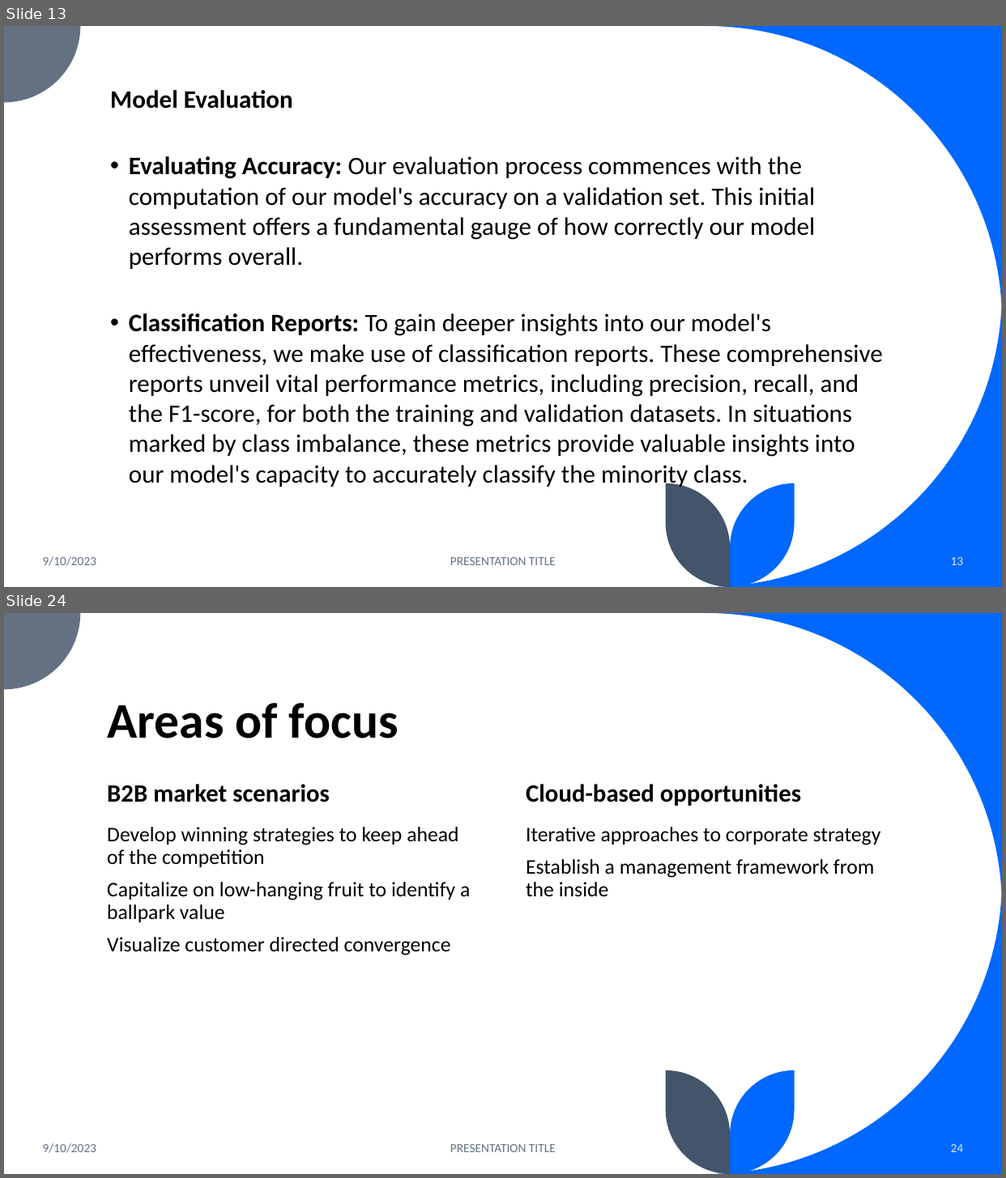
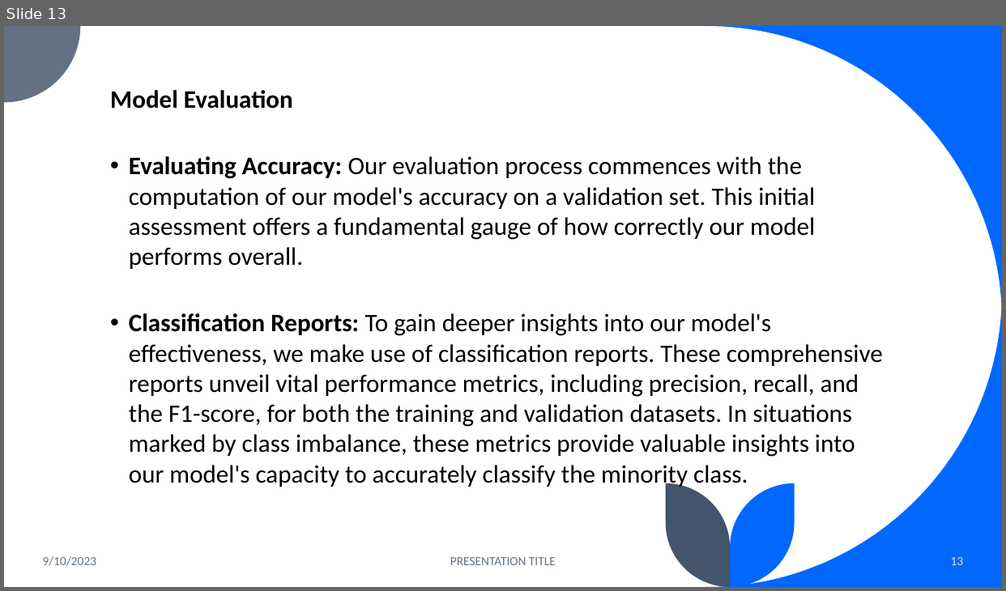
Before and after one commit to DeeeTeeee/IncomePredictionZindziProject, a slide deck: Income Prediction Challenge for Azubian - PPT.pptx. Shown one above the other, each under a label of ours: slides 13 and 24 before the commit, slide 13 after it; the slides between them are not shown. The pictures are 1006x1178 and 1006x591 pixels, drawn with LibreOffice and Linux fonts; fonts in the diff are those of the drawing. Boxes give left, top, right and bottom in pixels: in the first picture for what was removed or moved away, otherwise in the second. Text is boxed around its words. In the diff, an @@ line names an element or a change of style, - is before the commit and + after.

```diff
--- a/Income Prediction Challenge for Azubian - PPT.pptx
+++ b/Income Prediction Challenge for Azubian - PPT.pptx
@@ slide 24 removed at [4,613,1002,1174], background #FFFFFF; not listed: 5 template elements that a slide beside it also shows @@
@@ title removed at [107,703,398,739] @@
-Areas of focus
@@ text removed at [107,784,330,803] @@
-B2B market scenarios
@@ text removed at [526,784,801,806] @@
-Cloud-based opportunities
@@ text removed at [107,827,470,956] @@
-Develop winning strategies to keep ahead of the competition
-Capitalize on low-hanging fruit to identify a ballpark value
-Visualize customer directed convergence
@@ text removed at [526,827,881,897] @@
-Iterative approaches to corporate strategy
-Establish a management framework from the inside
@@ text removed at [43,1144,96,1153] @@
-9/10/2023
@@ text removed at [450,1144,556,1152] @@
-PRESENTATION TITLE
@@ page number removed at [951,1144,964,1152] @@
-24
```
Also in this commit, not shown: 6 slides changed, 3 slides added, 10 other slides removed, 1 other file.
